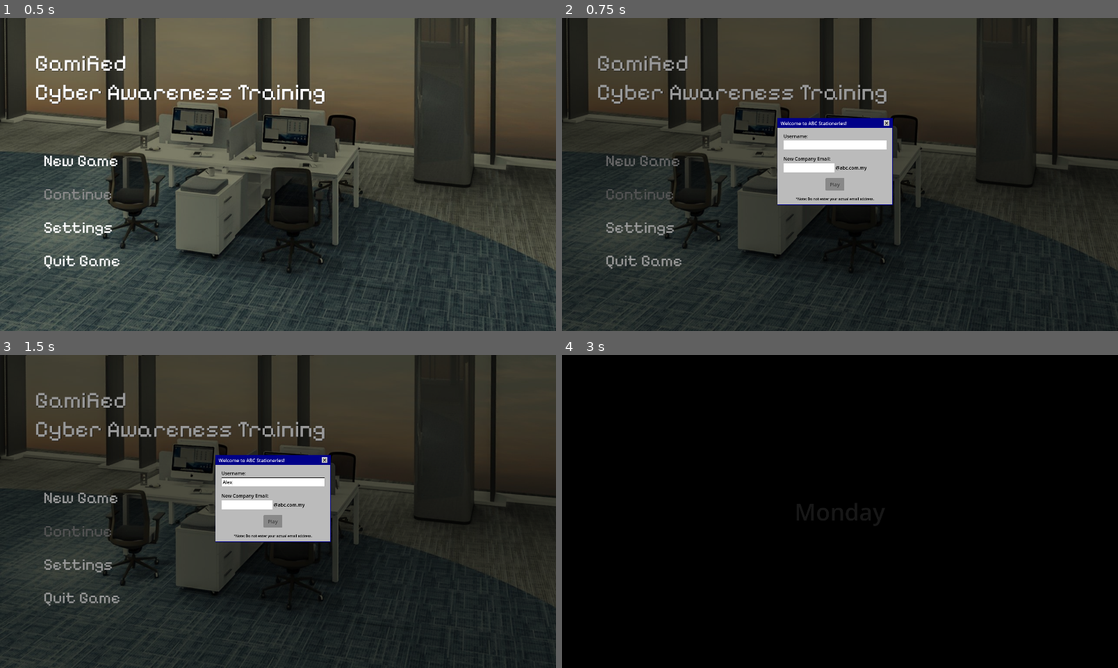
Above: before the commit, frames 1-4 (two rows, left to right).
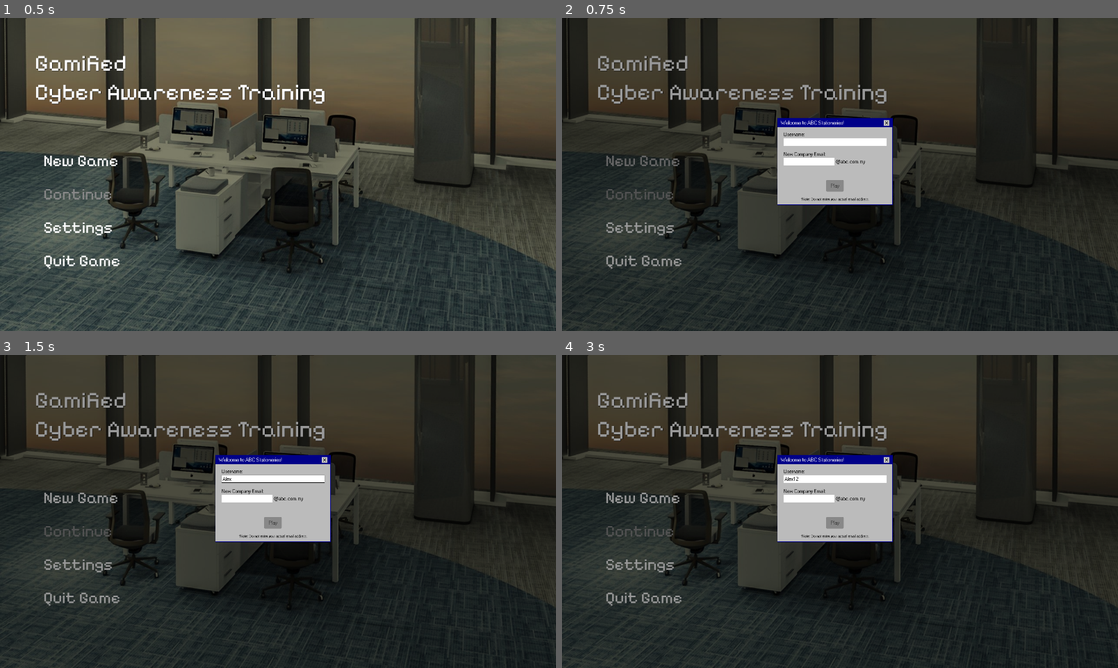
Above: after the commit, the same moments.

Repository: Wong-Kai-Lun/gamified-cybersecurity-awareness-training
Game: Godot game, scene res://game/main_menu/main_menu.tscn
The game is run twice, just before and just after one commit, with the same random seed, the same clock (stepped at 60 frames per second) and the same inputs.
Inputs (mouse positions are in pixels of both pictures, inside the frame that each line leads up to):
- Up to frame 1 (0.5 s): no input
- Up to frame 2 (0.75 s): click "New Game" at 0.5 s
- Up to frame 3 (1.5 s): click (272, 483) at 1.27 s; type "Alex" at 1.35 s
- Up to frame 4 (3 s): click (806, 505) at 1.5 s; type "12" at 1.58 s; click "New Game" at 2 s; click (834, 520) at 2.75 s, where only the run before the commit has a clickable "Play"

Frame 1 is identical in both runs. In frame 2, 1.2% of the frame differs, in the area x 38-60%, y 32-59%; in frame 3, 1.3%; in frame 4, 89%, in the area x 0-100%, y 0-100%.

Commit message:
Add New Font

Diff:
--- a/godot/game/main_game/programs/common/title_bar.tscn
+++ b/godot/game/main_game/programs/common/title_bar.tscn
@@ -1,8 +1,9 @@
-[gd_scene load_steps=8 format=3 uid="uid://dcm4pi1ag7r1b"]
+[gd_scene load_steps=9 format=3 uid="uid://dcm4pi1ag7r1b"]
 
 [ext_resource type="Script" path="res://game/main_game/programs/common/title_bar.gd" id="1_xqduc"]
 [ext_resource type="Texture2D" uid="uid://ch3nciiiusy3k" path="res://assets/close_button_pressed.png" id="2_7wnen"]
 [ext_resource type="Texture2D" uid="uid://cfi6rjnlvpxfk" path="res://assets/close_button.png" id="2_hfau7"]
+[ext_resource type="FontFile" uid="uid://crngerv4nwou2" path="res://assets/fonts/ms-sans-serif-1.ttf" id="2_xbs6r"]
 
 [sub_resource type="StyleBoxFlat" id="StyleBoxFlat_wej56"]
 bg_color = Color(0, 0, 0.533333, 1)
@@ -41,7 +42,8 @@
 layout_mode = 2
 size_flags_horizontal = 3
 size_flags_vertical = 1
-theme_override_font_sizes/font_size = 16
+theme_override_fonts/font = ExtResource("2_xbs6r")
+theme_override_font_sizes/font_size = 17
 vertical_alignment = 1
 
 [node name="CloseButton" type="Button" parent="MarginContainer/TitleBarContainer"]
--- a/godot/game/main_game/programs/email_client/email_body/email_body.tscn
+++ b/godot/game/main_game/programs/email_client/email_body/email_body.tscn
@@ -85,6 +85,7 @@
 layout_mode = 2
 size_flags_vertical = 4
 mouse_default_cursor_shape = 2
+theme_override_font_sizes/font_size = 17
 theme_override_styles/focus = SubResource("StyleBoxEmpty_o3oar")
 theme_override_styles/hover = SubResource("StyleBoxFlat_07eb5")
 theme_override_styles/pressed = SubResource("StyleBoxFlat_dow8o")
--- a/godot/project.godot
+++ b/godot/project.godot
@@ -36,6 +36,11 @@
 window/stretch/mode="viewport"
 window/stretch/aspect="expand"
 
+[gui]
+
+fonts/dynamic_fonts/use_oversampling=false
+theme/custom_font="res://assets/fonts/ms-sans-serif-1.ttf"
+
 [input]
 
 left_click={
Binary file added: godot/assets/fonts/ms-sans-serif-1.ttf
Not shown, added: godot/assets/fonts/ms-sans-serif-1.ttf.import
